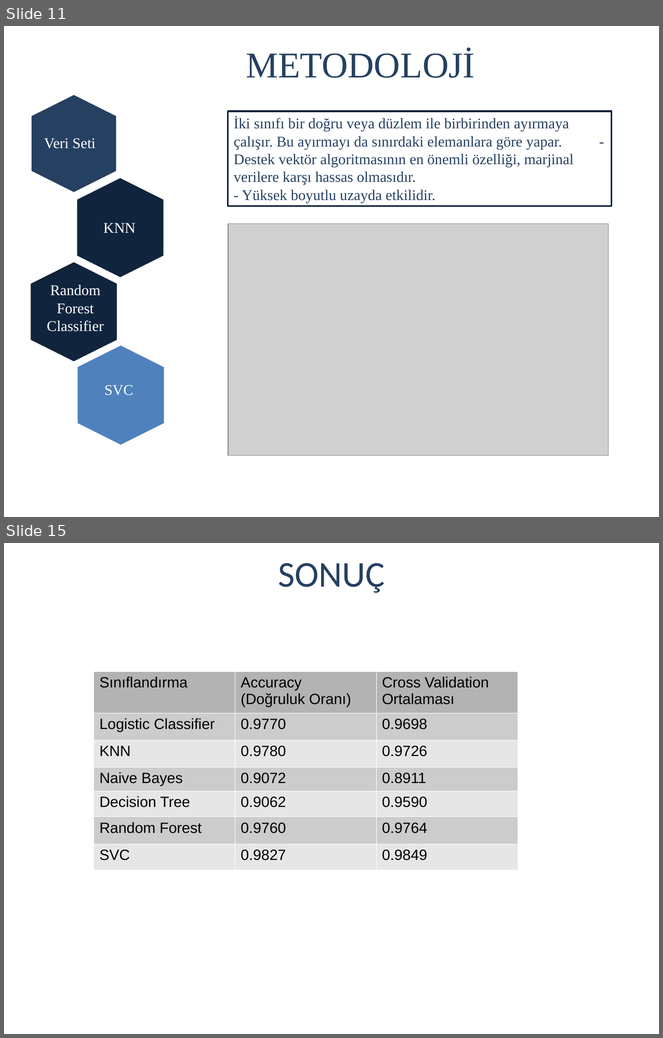
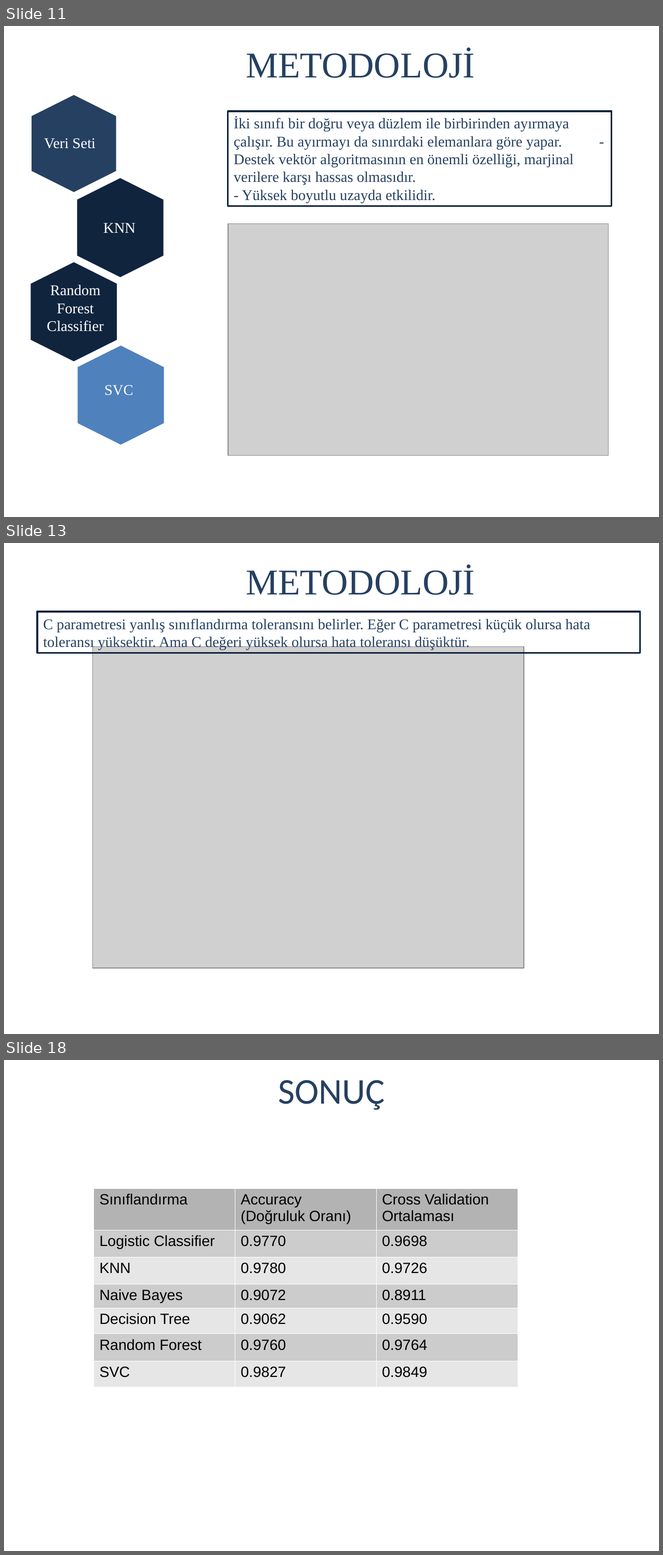
Before and after one commit to MajevSong/Gender-Recognition-by-Voice, a slide deck: output/ml_snm.odp. Shown one above the other, each under a label of ours: slides 11 and 15 before the commit, slides 11, 13 and 18 after it; the slides between them are not shown. The pictures are 663x1038 and 663x1555 pixels, drawn with LibreOffice and Linux fonts; fonts in the diff are those of the drawing; grey boxes stand for pictures; background and template pictures are left out. Boxes give left, top, right and bottom in pixels: in the first picture for what was removed or moved away, otherwise in the second. Text is boxed around its words. In the diff, an @@ line names an element or a change of style, - is before the commit and + after.

```diff
--- a/output/ml_snm.odp
+++ b/output/ml_snm.odp
@@ slide 13 added at [4, 543, 659, 1034], background #FFFFFF @@
@@ title added at [246, 566, 475, 595], 44 pt, text #254061 @@
+METODOLOJİ
@@ rectangle added at [37, 611, 640, 653], outline #10243E 2.24 pt, 18 pt, text #254061 @@
+C parametresi yanlış sınıflandırma toleransını belirler. Eğer C parametresi küçük olursa hata toleransı yüksektir. Ama C değeri yüksek olursa hata toleransı düşüktür.
@@ picture added at [92, 647, 524, 969] @@
@@ what was slide 15 is now slide 18 @@
```
Also in this commit, not shown: 3 slides changed, 2 other slides added, 1 other file.
